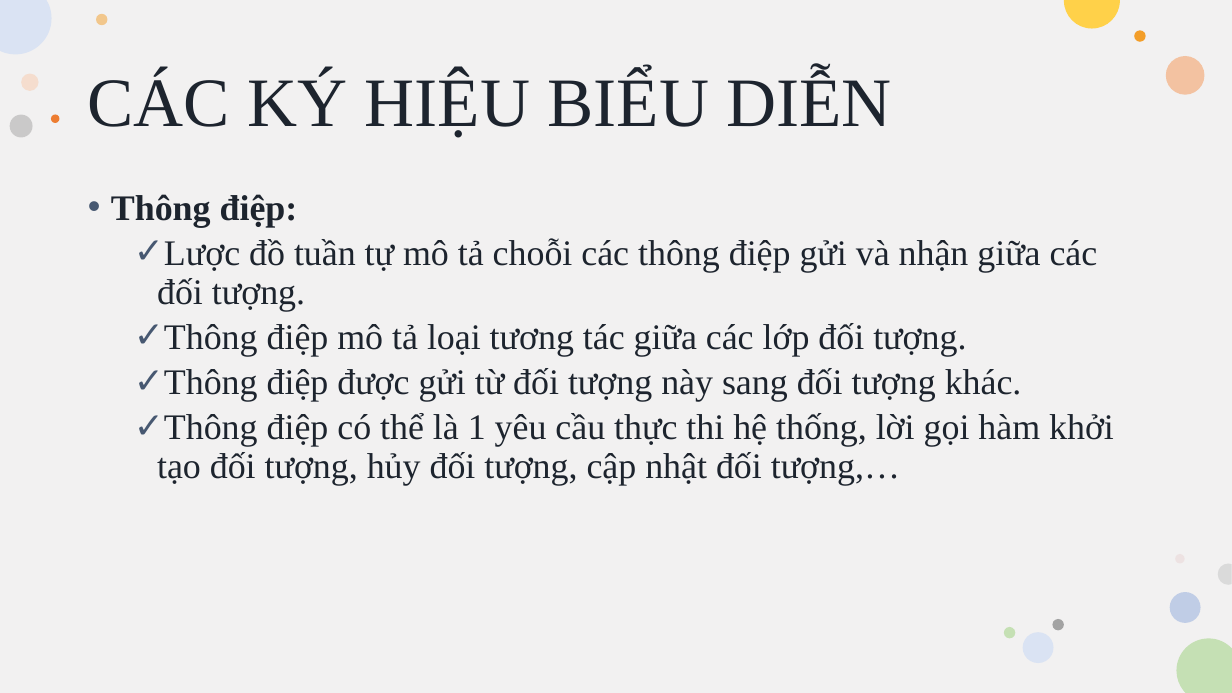
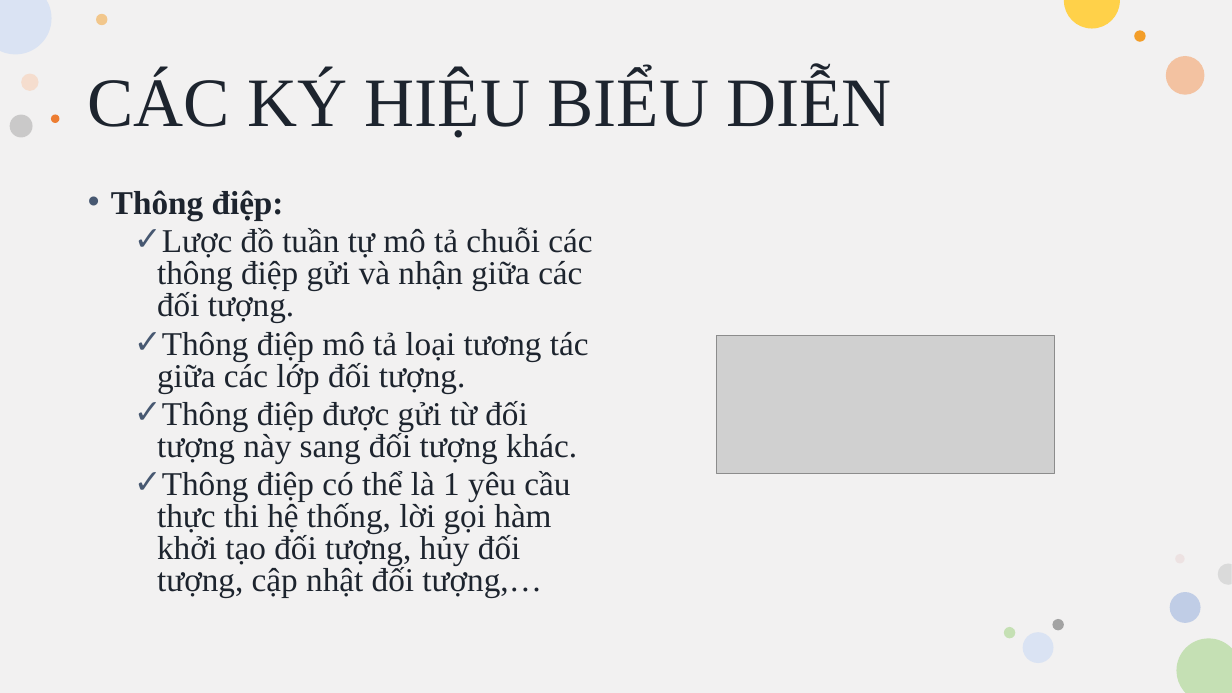
Before and after one commit to Dat0309/Cong-Nghe-Phan-Mem, a slide deck: slide 12 of Ctk43/BIỂU ĐỒ TUẦN TỰ.pptx. Drawn at 1232x693 pixels with LibreOffice and Linux fonts; fonts in the diff are those of the drawing; grey boxes stand for pictures. Boxes give left, top, right and bottom in pixels: in the first picture for what was removed or moved away, otherwise in the second. Text is boxed around its words. In the diff, an @@ line names an element or a change of style, - is before the commit and + after.

```diff
--- a/Ctk43/BIỂU ĐỒ TUẦN TỰ.pptx
+++ b/Ctk43/BIỂU ĐỒ TUẦN TỰ.pptx
@@ text at [111, 190, 589, 598]: size 28 to 25.9 pt in "Thông điệp:", "Thông điệp mô tả loại tương tác ...", "Thông điệp được gửi từ đối tượng ...", "Thông điệp có thể là 1 yêu ..."; line spacing 0.9 to 0.8 @@
@@ text at [157, 227, 592, 323]: text changed; size 28 to 25.9 pt @@
-  ✓ Lược đồ tuần tự mô tả choỗi các thông điệp gửi và nhận giữa các đối tượng.
+  ✓ Lược đồ tuần tự mô tả chuỗi các thông điệp gửi và nhận giữa các đối tượng.
@@ picture added at [716, 335, 1055, 474] @@
```
Also in this commit, not shown: 1 other file.
